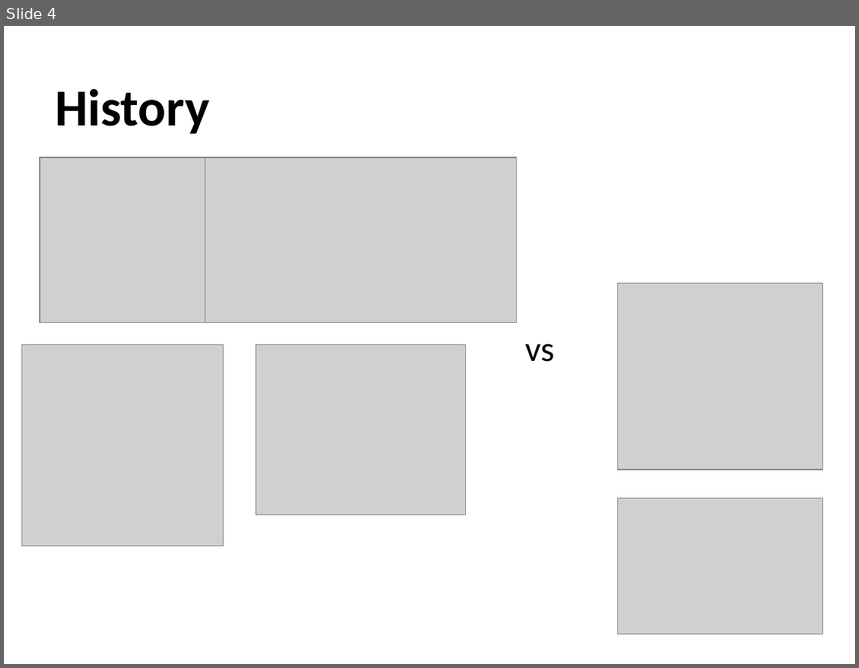
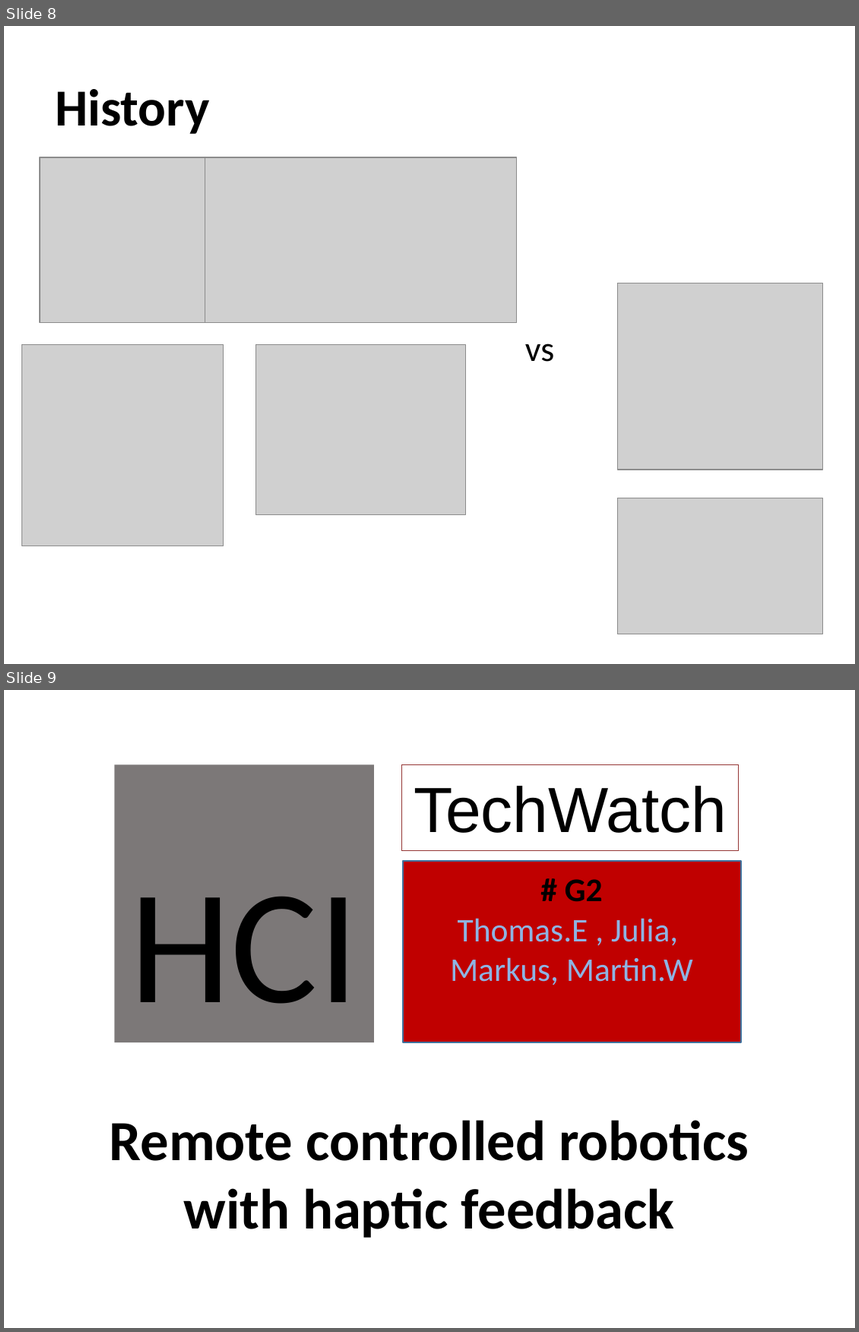
Before and after one commit to Julia3072/HCI, a slide deck: TechWatch/TechWatch.pptx. Shown one above the other, each under a label of ours: slide 4 before the commit, slides 8 and 9 after it. The pictures are 859x668 and 859x1332 pixels, drawn with LibreOffice and Linux fonts; fonts in the diff are those of the drawing; grey boxes stand for pictures. Boxes give left, top, right and bottom in pixels: in the first picture for what was removed or moved away, otherwise in the second. Text is boxed around its words. In the diff, an @@ line names an element or a change of style, - is before the commit and + after.

Commit message:
TechWatch: History nach hinten verschoben

```diff
--- a/TechWatch/TechWatch.pptx
+++ b/TechWatch/TechWatch.pptx
@@ slide 9 added at <box>4,690,855,1328</box>, background #FFFFFF @@
@@ group added at <box>115,765,742,1043</box>: 3 rectangles, 1 text @@
+TechWatch
+# G2
+Thomas.E , Julia,
+Markus, Martin.W
+HCI
@@ text added at <box>110,1120,749,1238</box>, 48 pt, text #000000, bold @@
+Remote controlled robotics with haptic feedback
@@ what was slide 4 is now slide 8 @@
```
Also in this commit, not shown: 1 other slide added, 1 slide removed, 1 other file.
